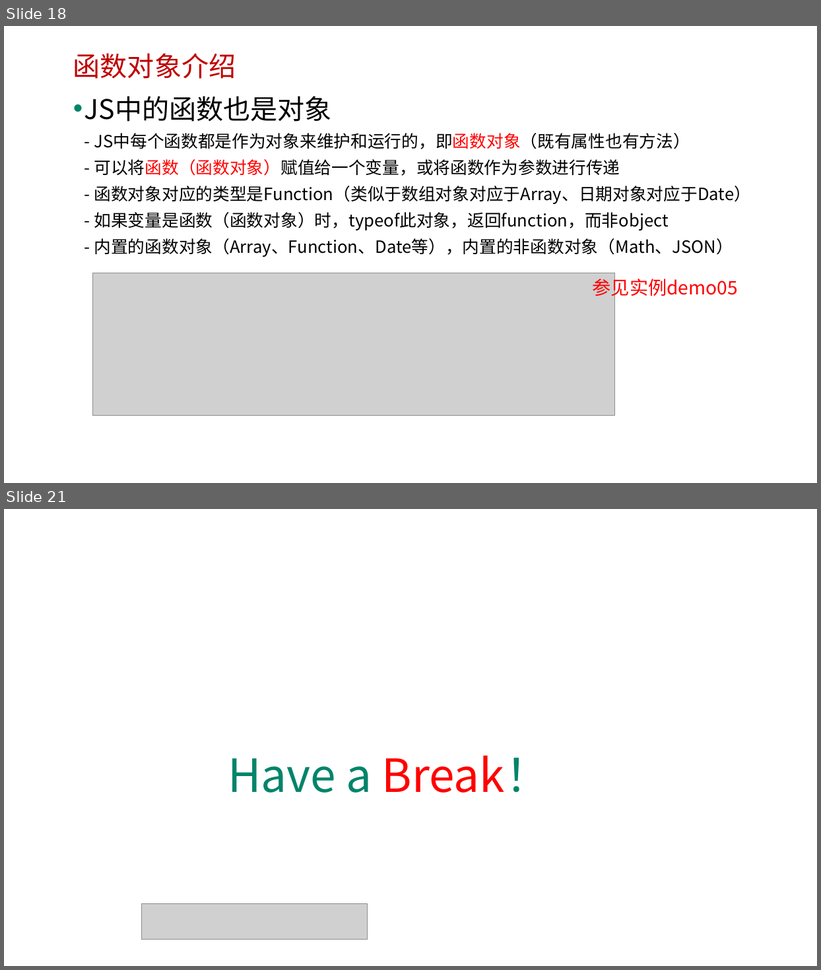
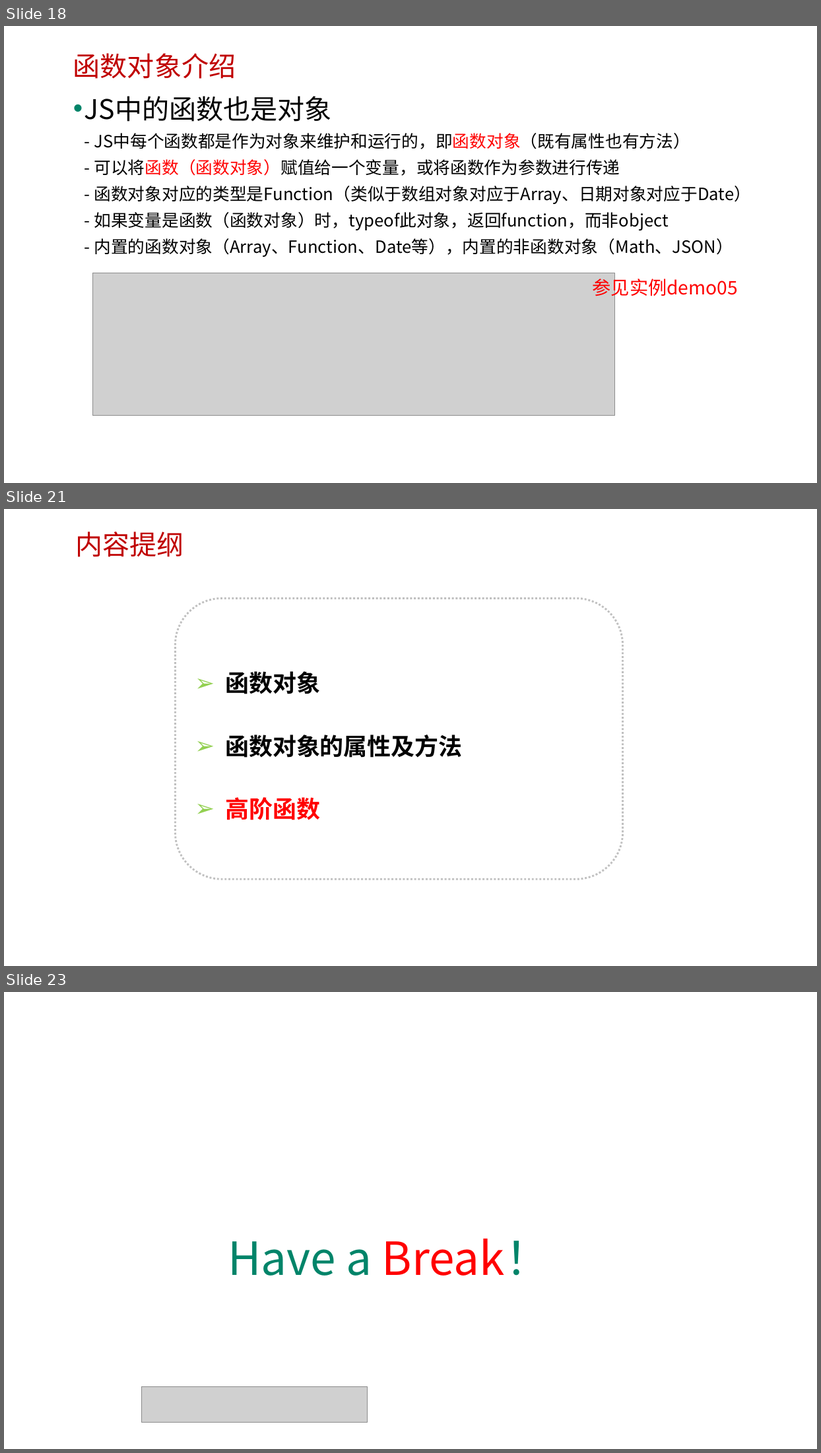
Before and after one commit to edu2act/course-javascript-advanced, a slide deck: 课程PPT/04.JavaScript函数进阶一.pptx. Shown one above the other, each under a label of ours: slides 18 and 21 before the commit, slides 18, 21 and 23 after it; the slides between them are not shown. The pictures are 821x970 and 821x1453 pixels, drawn with LibreOffice and Linux fonts; fonts in the diff are those of the drawing; grey boxes stand for pictures; background and template pictures are left out. Boxes give left, top, right and bottom in pixels: in the first picture for what was removed or moved away, otherwise in the second. Text is boxed around its words. In the diff, an @@ line names an element or a change of style, - is before the commit and + after.

```diff
--- a/课程PPT/04.JavaScript函数进阶一.pptx
+++ b/课程PPT/04.JavaScript函数进阶一.pptx
@@ slide 21 added at (4, 509, 817, 966), background picture (left out) @@
@@ text added at (75, 531, 184, 557), 32 pt, text #C00000 @@
+内容提纲
@@ rounded rectangle added at (176, 599, 623, 880), outline #C0C0C0 2.25 pt dashed, 28 pt, text #000000, bold @@
+➢ 函数对象
+➢ 函数对象的属性及方法
+➢ 高阶函数
@@ what was slide 21 is now slide 23 @@
```
Also in this commit, not shown: 4 slides changed, 1 other slide added, 5 other files.
